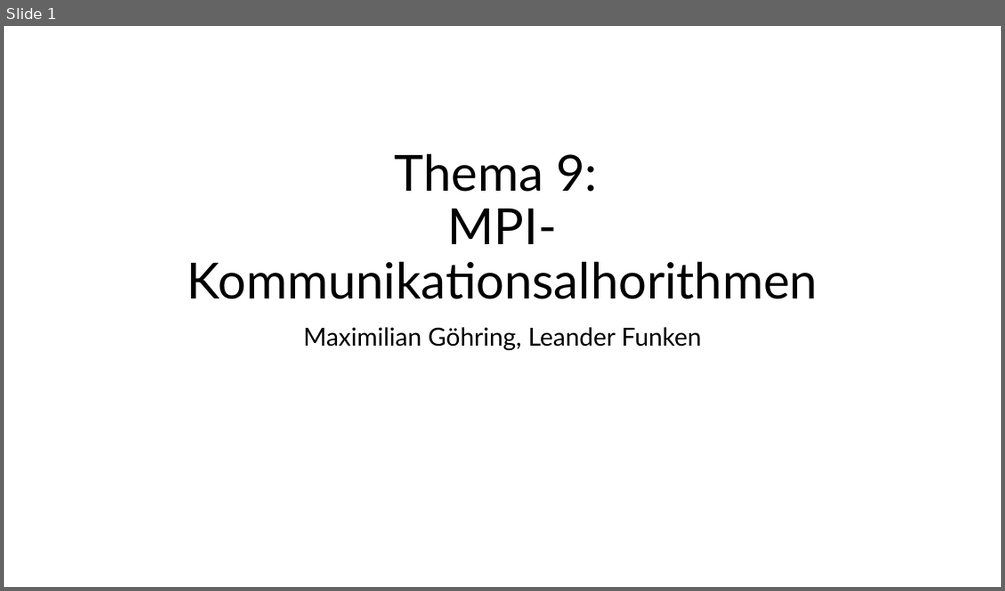
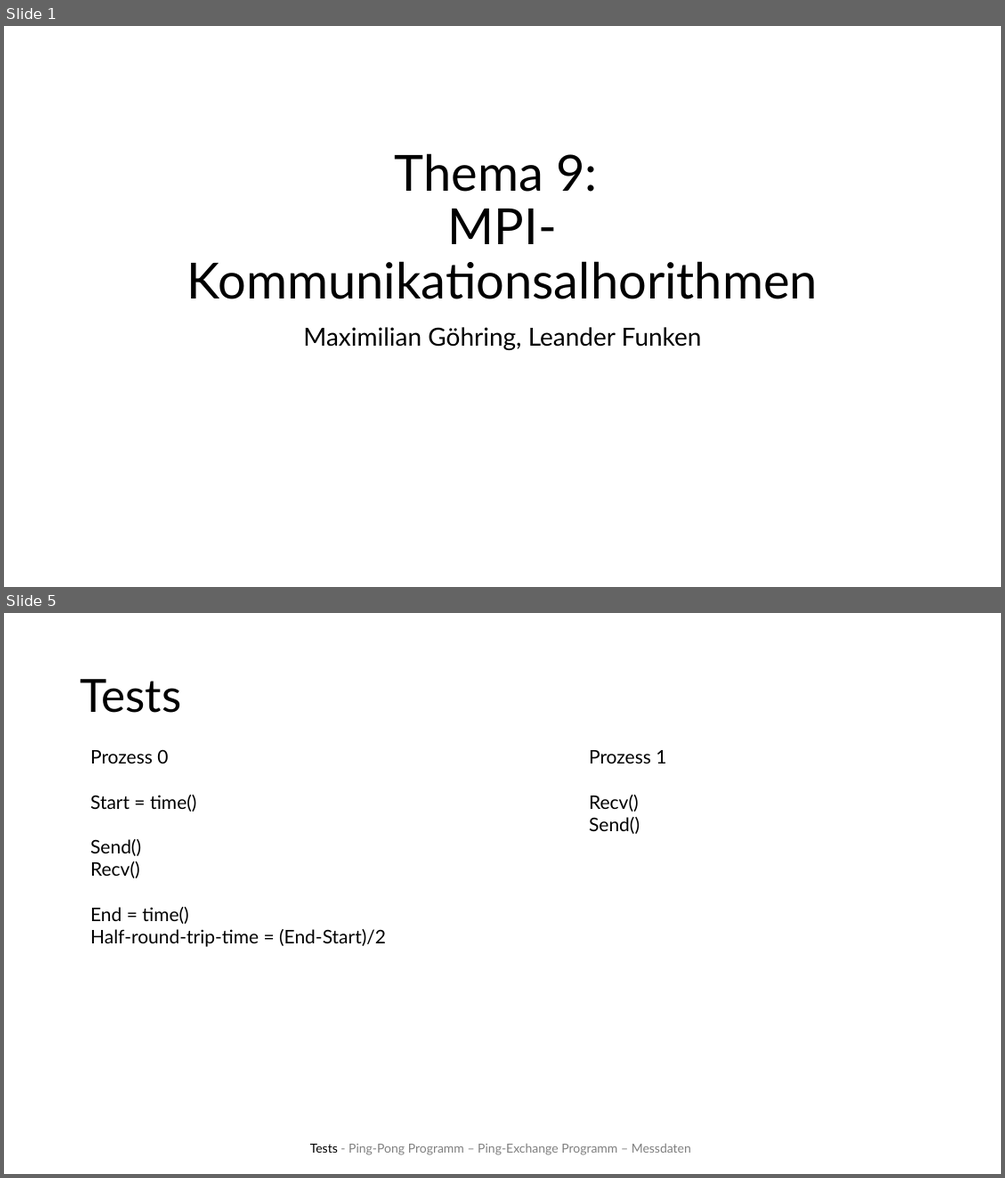
Before and after one commit to Leander-s/komnet, a slide deck: Thema 9.pptx. Shown one above the other, each under a label of ours: slide 1 before the commit, slides 1 and 5 after it; the slides between them are not shown. The pictures are 1005x591 and 1005x1178 pixels, drawn with LibreOffice and Linux fonts; fonts in the diff are those of the drawing. Boxes give left, top, right and bottom in pixels: in the first picture for what was removed or moved away, otherwise in the second. Text is boxed around its words. In the diff, an @@ line names an element or a change of style, - is before the commit and + after.

```diff
--- a/Thema 9.pptx
+++ b/Thema 9.pptx
@@ slide 5 added at (x1=4, y1=613, x2=1001, y2=1174), background #FFFFFF @@
@@ title added at (x1=80, y1=679, x2=181, y2=713), 44 pt, text #000000 @@
+Tests
@@ text added at (x1=90, y1=749, x2=386, y2=947), 18 pt, text #000000 @@
+Prozess 0
+Start = time()
+Send()
+Recv()
+End = time()
+Half-round-trip-time = (End-Start)/2
@@ text added at (x1=589, y1=750, x2=666, y2=834), 18 pt, text #000000 @@
+Prozess 1
+Recv()
+Send()
@@ text added at (x1=310, y1=1143, x2=691, y2=1155), 12 pt, text #808080 @@
+Tests - Ping-Pong Programm – Ping-Exchange Programm – Messdaten
```
Also in this commit, not shown: 5 slides changed, 2 other slides added.
